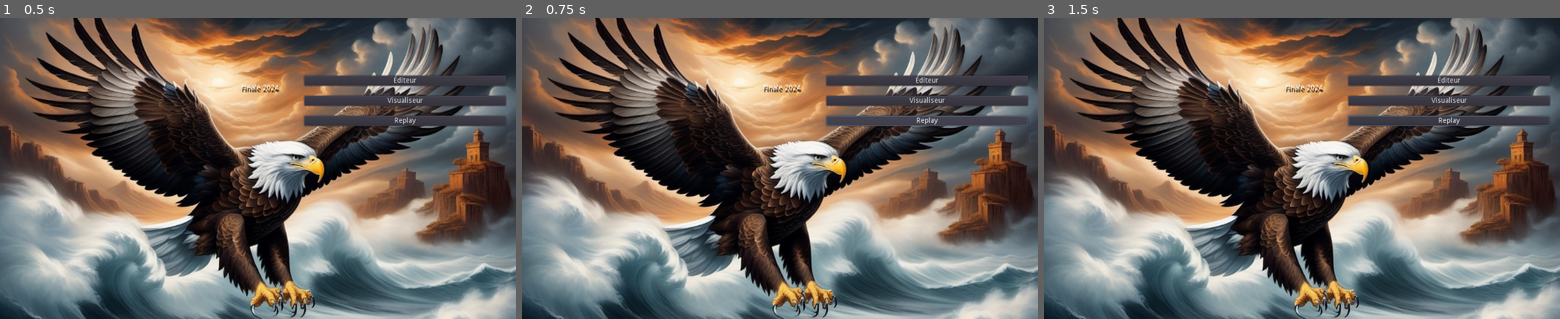
Above: before the commit, frames 1-3 (left to right).
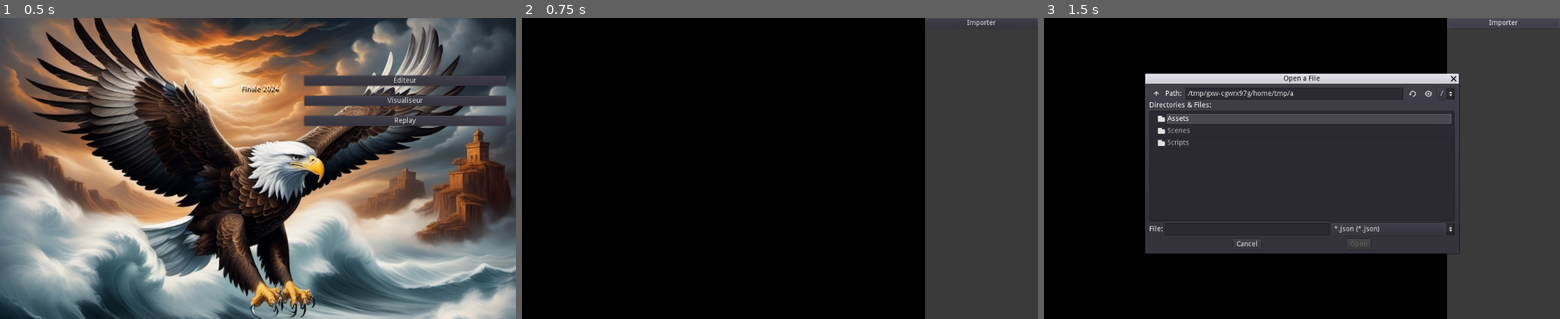
Above: after the commit, the same moments.

Repository: prologin/prologin2024
Game: Godot game, scene res://Scenes/Menu/Menu.tscn
Same seed, same stepped clock (60 frames per second), same inputs: the game is played once before the commit and once after it.
Inputs (mouse positions are in pixels of both pictures, inside the frame that each line leads up to):
- Up to frame 1 (0.5 s): no input
- Up to frame 2 (0.75 s): click "Replay" at 0.5 s
- Up to frame 3 (1.5 s): click (1503, 24) at 1.25 s, where only the run after the commit has a clickable "Importer"

Frame 1 is identical in both runs. In frame 2, 86% of the frame differs, in the area x 0-100%, y 0-100%; in frame 3, 89%.

Commit message:
front(scenes): Added replay

Diff:
--- a/gui/godot/Scenes/Menu/Menu.tscn
+++ b/gui/godot/Scenes/Menu/Menu.tscn
@@ -69,7 +69,6 @@
 margin_bottom = 96.0
 
 [node name="EditorPopup" type="WindowDialog" parent="."]
-visible = true
 margin_left = 184.208
 margin_top = -329.705
 margin_right = 467.208
--- /dev/null
+++ b/gui/godot/Scenes/Replay/Replay.tscn
@@ -0,0 +1,64 @@
+[gd_scene load_steps=3 format=2]
+
+[ext_resource path="res://Scripts/Scenes/Replay/Replay.gd" type="Script" id=1]
+[ext_resource path="res://Scenes/Viewer/Viewer.tscn" type="PackedScene" id=2]
+
+[node name="Replay" type="Node2D"]
+script = ExtResource( 1 )
+
+[node name="HBoxContainer" type="HBoxContainer" parent="."]
+margin_right = 1024.0
+margin_bottom = 600.0
+
+[node name="ViewportContainer" type="ViewportContainer" parent="HBoxContainer"]
+margin_right = 1024.0
+margin_bottom = 600.0
+size_flags_horizontal = 3
+
+[node name="Viewport" type="Viewport" parent="HBoxContainer/ViewportContainer"]
+size = Vector2( 800, 600 )
+handle_input_locally = false
+render_target_update_mode = 3
+
+[node name="ColorRect" type="ColorRect" parent="HBoxContainer/ViewportContainer/Viewport"]
+margin_right = 800.0
+margin_bottom = 600.0
+color = Color( 0, 0, 0, 1 )
+
+[node name="Viewer" parent="HBoxContainer/ViewportContainer/Viewport" instance=ExtResource( 2 )]
+
+[node name="Menu" type="ColorRect" parent="."]
+margin_left = 800.0
+margin_right = 1024.0
+margin_bottom = 600.0
+color = Color( 0.231373, 0.231373, 0.231373, 1 )
+
+[node name="VBoxContainer" type="VBoxContainer" parent="Menu"]
+margin_right = 224.0
+margin_bottom = 600.0
+size_flags_horizontal = 3
+size_flags_vertical = 3
+
+[node name="Import" type="Button" parent="Menu/VBoxContainer"]
+margin_right = 224.0
+margin_bottom = 20.0
+text = "Importer"
+
+[node name="Popups" type="Node" parent="."]
+
+[node name="ImportDialog" type="FileDialog" parent="Popups"]
+margin_right = 622.0
+margin_bottom = 338.0
+popup_exclusive = true
+window_title = "Open a File"
+mode = 0
+access = 2
+filters = PoolStringArray( "*.json" )
+
+[connection signal="bg_drag" from="HBoxContainer/ViewportContainer/Viewport/Viewer" to="." method="_on_Viewer_bg_drag"]
+[connection signal="bg_left_click" from="HBoxContainer/ViewportContainer/Viewport/Viewer" to="." method="_on_Viewer_bg_left_click"]
+[connection signal="bg_right_click" from="HBoxContainer/ViewportContainer/Viewport/Viewer" to="." method="_on_Viewer_bg_right_click"]
+[connection signal="pressed" from="Menu/VBoxContainer/Import" to="." method="_on_Import_pressed"]
+[connection signal="about_to_show" from="Popups/ImportDialog" to="." method="_on_ImportDialog_about_to_show"]
+[connection signal="file_selected" from="Popups/ImportDialog" to="." method="_on_ImportDialog_file_selected"]
+[connection signal="popup_hide" from="Popups/ImportDialog" to="." method="_on_ImportDialog_popup_hide"]
--- a/gui/godot/Scripts/Game/Models.gd
+++ b/gui/godot/Scripts/Game/Models.gd
@@ -55,8 +55,9 @@
 				self.points.append(points_row)
 
 		# Villages
-		carte[0][0] = Constants.TypeCase.VILLAGE_J1
-		carte[-1][-1] = Constants.TypeCase.VILLAGE_J2
+		if len(carte) > 0:
+			carte[0][0] = Constants.TypeCase.VILLAGE_J1
+			carte[-1][-1] = Constants.TypeCase.VILLAGE_J2
 
 		# Players
 		var j1 = Player.new()
--- a/gui/godot/Scripts/Game/Serialization.gd
+++ b/gui/godot/Scripts/Game/Serialization.gd
@@ -20,6 +20,7 @@
 
 static func json_to_map(viewer: Viewer, json: Dictionary) -> Models.Map:
 	var map = Models.Map.new()
+
 	map.width = json["largeur"]
 	map.height = json["hauteur"]
 
--- a/gui/godot/Scripts/Scenes/Menu/Menu.gd
+++ b/gui/godot/Scripts/Scenes/Menu/Menu.gd
@@ -11,8 +11,7 @@
 
 
 func _on_ButtonReplay_pressed() -> void:
-	pass
-#	Scenes.open_scene(self, Scenes.replay_scene)
+	Scenes.open_scene(self, Scenes.replay_scene)
 
 
 func _ready() -> void:
--- /dev/null
+++ b/gui/godot/Scripts/Scenes/Replay/Replay.gd
@@ -0,0 +1,40 @@
+extends Node2D
+
+
+onready var viewer : Viewer = $HBoxContainer/ViewportContainer/Viewport/Viewer
+onready var import_dialog : FileDialog = $Popups/ImportDialog
+onready var container_interactive = $HBoxContainer
+onready var viewer_viewport = $HBoxContainer/ViewportContainer/Viewport
+
+var is_dialog_opened = false
+
+
+func _ready():
+	var map = Models.Map.new()
+	map.init(0, 0)
+	viewer.update_all(map)
+
+
+func set_dialog_open(is_open):
+	is_dialog_opened = is_open
+	viewer_viewport.gui_disable_input = is_open
+
+
+func _on_Import_pressed():
+	import_dialog.popup_centered()
+
+
+func _on_ImportDialog_file_selected(path):
+	print('Importing ', path)
+	# TODO : Read dump not only map
+	var json = Serialization.read_json(path)
+	var map = Serialization.json_to_map(viewer, json)
+	viewer.update_all(map)
+
+
+func _on_ImportDialog_about_to_show():
+	set_dialog_open(true)
+
+
+func _on_ImportDialog_popup_hide():
+	set_dialog_open(false)
--- a/gui/godot/Scripts/Scenes/Viewer.gd
+++ b/gui/godot/Scripts/Scenes/Viewer.gd
@@ -104,6 +104,10 @@
 
 
 func update_zoom():
+	if map.height == 0 or map.width == 0:
+		self.scale = Vector2(1, 1)
+		return
+
 	var target_height = self.get_viewport_rect().size[1]
 	var target_width = self.get_viewport_rect().size[0]
 	var h_target_tile_size = target_height / map.height
